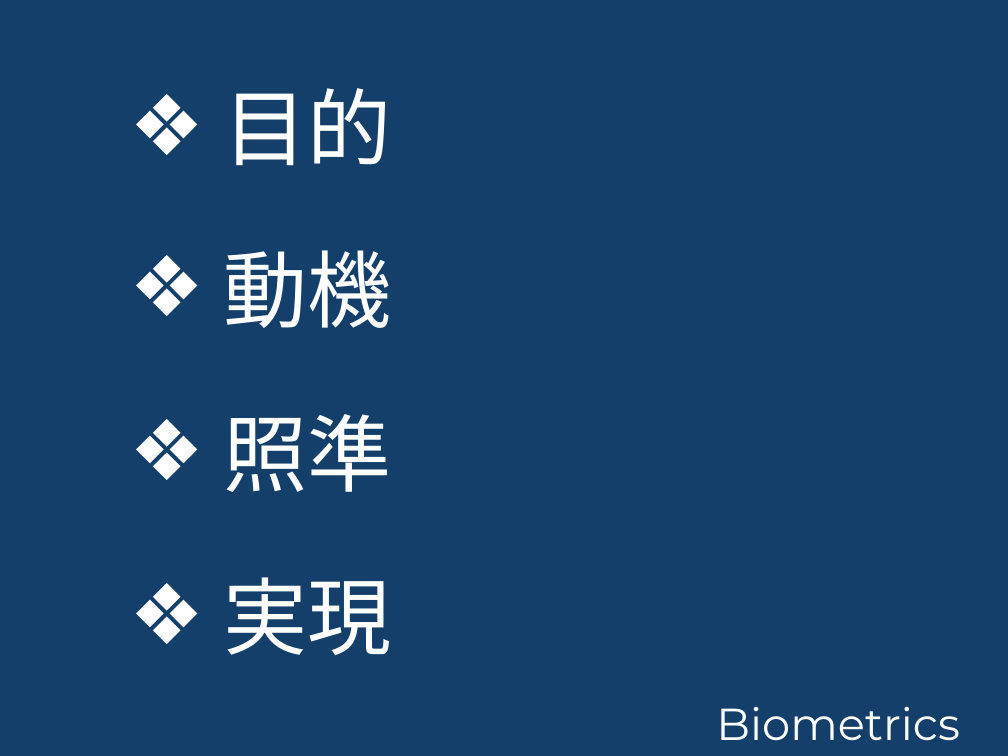
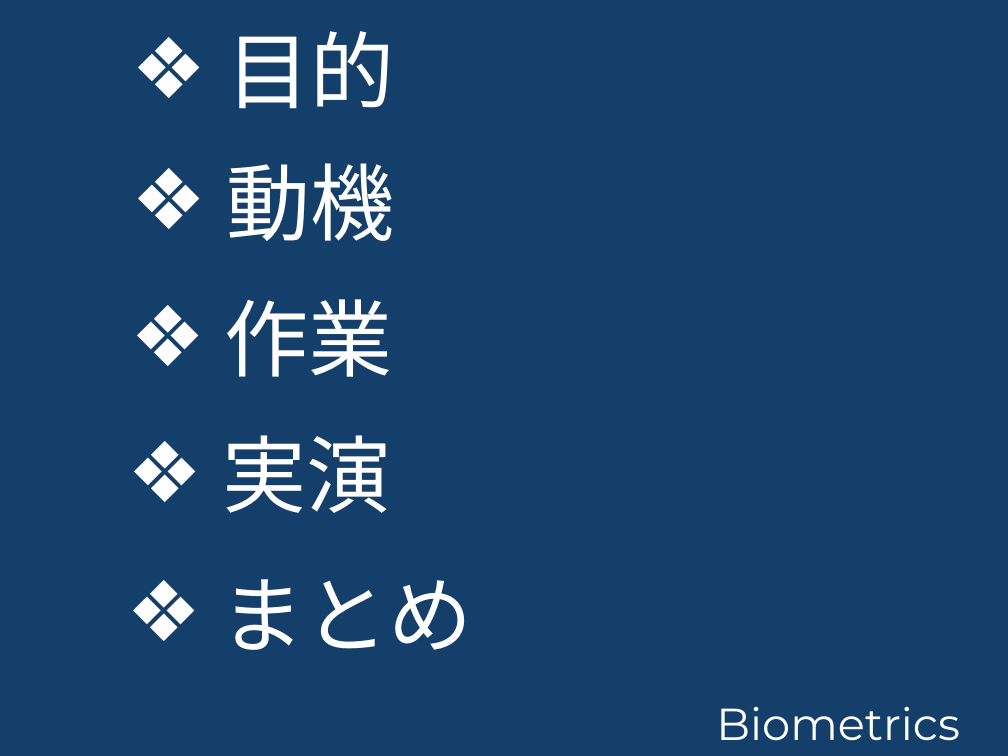
Before and after one commit to takuito/Documents, a slide deck: slide 2 of N1グランプリ_プレゼン資料_仮.ppt. Drawn at 1008x756 pixels with LibreOffice and Linux fonts; fonts in the diff are those of the drawing; background and template pictures are left out. Boxes give left, top, right and bottom in pixels: in the first picture for what was removed or moved away, otherwise in the second. Text is boxed around its words. In the diff, an @@ line names an element or a change of style, - is before the commit and + after.

```diff
--- a/N1グランプリ_プレゼン資料_仮.ppt
+++ b/N1グランプリ_プレゼン資料_仮.ppt
@@ text "目的": place and size @@
-text "目的" at [224, 88, 392, 166]
+text "目的" at [226, 31, 394, 109]
@@ text "動機": place and size @@
-text "動機" at [224, 250, 392, 328]
+text "動機" at [226, 163, 394, 241]
@@ text at [225, 299, 393, 377]: text changed @@
-❖ 照準
+❖ 作業
@@ text at [222, 435, 390, 513]: text changed @@
-❖ 実現
+❖ 実演
@@ text added at [221, 579, 473, 650], 60 pt, text #FFFFFF @@
+❖ まとめ
```
Also in this commit, not shown: 5 other slides changed, 12 slides removed.
